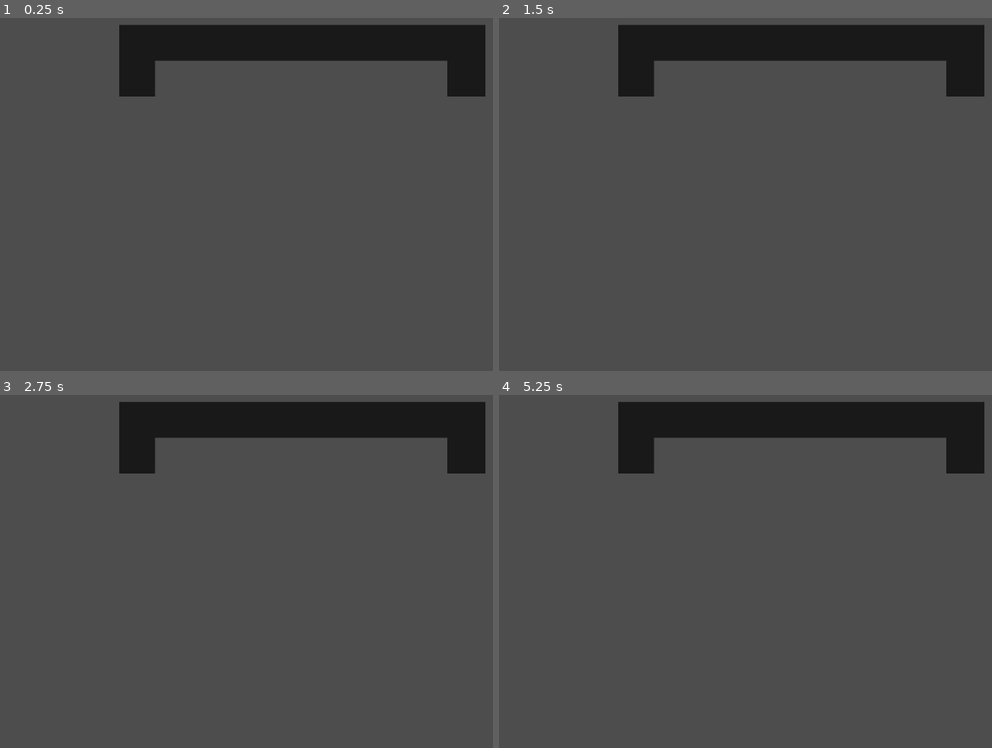
Above: before the commit, frames 1-4 (two rows, left to right).
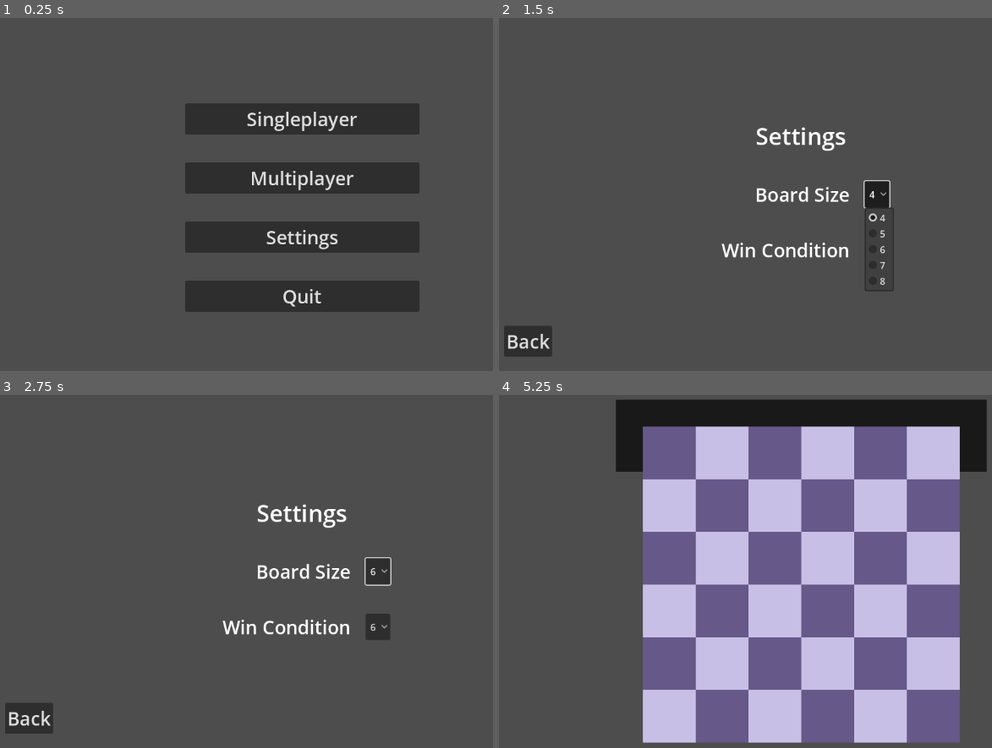
Above: after the commit, the same moments.

Repository: noriim/thesis
Game: Godot game, scene res://Scenes/menu.tscn
The game is run twice, just before and just after one commit, with the same random seed, the same clock (stepped at 60 frames per second) and the same inputs. Before the commit the project starts from res://Scenes/main.tscn.
Inputs (mouse positions are in pixels of both pictures, inside the frame that each line leads up to):
- Up to frame 1 (0.25 s): no input
- Up to frame 2 (1.5 s): click (799, 236) at 0.5 s, where only the run after the commit has a clickable "Settings"; click (878, 194) at 1.25 s, where only the run after the commit has a clickable "4"
- Up to frame 3 (2.75 s): click (379, 627) at 2 s, where only the run after the commit has a clickable "4"
- Up to frame 4 (5.25 s): click (878, 571) at 2.75 s, where only the run after the commit has a clickable "6"; click (878, 627) at 3.5 s, where only the run after the commit has a clickable "6"; click (528, 719) at 4.25 s, where only the run after the commit has a clickable "Back"; click (799, 497) at 5 s, where only the run after the commit has a clickable "Singleplayer"

The runs differ from the first frame. In frame 1, 26% of the frame differs, in the area x 24-99%, y 1-84%; in frame 2, 12%; in frame 3, 12%; in frame 4, 58%, in the area x 23-99%, y 1-99%.

Commit message:
Code refactoring and end screen

Diff:
--- a/Thesis/Scenes/board.gd
+++ b/Thesis/Scenes/board.gd
@@ -16,6 +16,8 @@
 @onready var pieces = $Pieces
 @onready var dots = $Dots
 @onready var turn = $Turn
+@onready var cam = $"../Camera2D"
+@onready var text = $EndText
 
 #Variables
 var board_size : int
@@ -40,93 +42,87 @@
 		side = turn
 
 		if !side:
-			$"../Camera2D".global_rotation_degrees = 180
+			cam.global_rotation_degrees = 180
 
 func _ready():
 	max_width = board_size - 1
-	if board_size == 4:
-		texture = load("res://Assets/Board4.png")
-		position = Vector2(36, -36)
-		$"../Camera2D".zoom = Vector2(7, 7)
-		$"../Camera2D".offset = Vector2(-36, 36)
-		$Turn.scale = Vector2(0.54, 0.54)
-	elif board_size == 5:
-		texture = load("res://Assets/Board5.png")
-		position = Vector2(45, -45)
-		$"../Camera2D".zoom = Vector2(5.8, 5.8)
-		$"../Camera2D".offset = Vector2(-27, 27)
-		$Turn.scale = Vector2(0.655, 0.655)
-	elif board_size == 6:
-		texture = load("res://Assets/Board6.png")
-		position = Vector2(54, -54)
-		$"../Camera2D".zoom = Vector2(5, 5)
-		$"../Camera2D".offset = Vector2(-18, 18)
-		$Turn.scale = Vector2(0.77, 0.77)
-	elif board_size == 7:
-		texture = load("res://Assets/Board7.png")
-		position = Vector2(63, -63)
-		$"../Camera2D".zoom = Vector2(4.3, 4.3)
-		$"../Camera2D".offset = Vector2(-9, 9)
-		$Turn.scale = Vector2(0.885, 0.885)
-	elif board_size == 8:
-		texture = load("res://Assets/Board8.png")
-
-	#board.append([1, 1, 1, 1])
-	#board.append([0, 0, 0, 0])
-	#board.append([0, 0, 0, 0])
-	#board.append([-1, -1, -1, -1])
-	#display_board()
+	text.visible = false
+
+	match board_size:
+		4:
+			texture = load("res://Assets/Board4.png")
+			position = Vector2(36, -36)
+			cam.zoom = Vector2(7, 7)
+			cam.offset = Vector2(-36, 36)
+			turn.scale = Vector2(0.54, 0.54)
+			text.position = Vector2(-24, -16)
+			text.scale = Vector2(0.54, 0.54)
+
+		5:
+			texture = load("res://Assets/Board5.png")
+			position = Vector2(45, -45)
+			cam.zoom = Vector2(5.8, 5.8)
+			cam.offset = Vector2(-27, 27)
+			turn.scale = Vector2(0.655, 0.655)
+			text.position = Vector2(-32, -16)
+			text.scale = Vector2(0.655, 0.655)
+		6:
+			texture = load("res://Assets/Board6.png")
+			position = Vector2(54, -54)
+			cam.zoom = Vector2(5, 5)
+			cam.offset = Vector2(-18, 18)
+			turn.scale = Vector2(0.77, 0.77)
+			text.position = Vector2(-36, -16)
+			text.scale = Vector2(0.77, 0.77)
+		7:
+			texture = load("res://Assets/Board7.png")
+			position = Vector2(63, -63)
+			cam.zoom = Vector2(4.3, 4.3)
+			cam.offset = Vector2(-9, 9)
+			turn.scale = Vector2(0.885, 0.885)
+			text.position = Vector2(-42, -18)
+			text.scale = Vector2(0.885, 0.885)
+		8:
+			texture = load("res://Assets/Board8.png")
+			text.position = Vector2(-46, -22)
+		_:
+			push_warning("Unsupported board size: %s" % board_size)
+
 	for i in range(board_size):
 		board.append([])
 		board[i].resize(board_size)
 		board[i].fill(0)
 	is_game_over = false
 	display_board()
+
 func _input(event):
 	if singleplayer or side != null && side == black:
-		if event is InputEventMouseButton && event.pressed && !is_timeout && !is_game_over:
-			if event.button_index == MOUSE_BUTTON_LEFT:
-				if is_mouse_out(): return
-				if !has_moved:
-					var var1 = snapped(get_global_mouse_position().x, 0) / CELL_WIDTH
-					var var2 = abs(snapped(get_global_mouse_position().y, 0)) / CELL_WIDTH
-					if !state && (black && board[var2][var1] == 1 || !black && board[var2][var1] == -1):
-						selected_piece = Vector2(var2, var1)
-						show_options()
-						state = true
-					elif state:
-						if moves.has(Vector2(var2, var1)):
-							get_parent().send_move(selected_piece, Vector2(var2, var1), false)
-							set_move(selected_piece, Vector2(var2, var1), false)
-
+		if event is InputEventMouseButton && event.pressed && !is_timeout && !is_game_over && !is_mouse_out():
+			if event.button_index == MOUSE_BUTTON_LEFT && !has_moved:
+				var var1 = snapped(get_global_mouse_position().x, 0) / CELL_WIDTH
+				var var2 = abs(snapped(get_global_mouse_position().y, 0)) / CELL_WIDTH
+				if !state && (black && board[var2][var1] == 1 || !black && board[var2][var1] == -1):
+					selected_piece = Vector2(var2, var1)
+					show_options()
+					state = true
+				elif state:
+					if moves.has(Vector2(var2, var1)):
+						if !singleplayer: get_parent().send_move(selected_piece, Vector2(var2, var1), false)
+						set_move(selected_piece, Vector2(var2, var1), false)
 						delete_dots()
 						state = false
 			elif event.button_index == MOUSE_BUTTON_RIGHT:
-				if is_mouse_out(): return
 				var var1 = snapped(get_global_mouse_position().x, 0) / CELL_WIDTH
 				var var2 = abs(snapped(get_global_mouse_position().y, 0)) / CELL_WIDTH
 				if !state && board[var2][var1] == 0:
-					get_parent().send_move(Vector2(), Vector2(var2, var1), true)
+					if !singleplayer: get_parent().send_move(Vector2(), Vector2(var2, var1), true)
 					set_move(Vector2(), Vector2(var2, var1), true)
-
-					if is_board_full():
-						for i in 5:
-							await get_tree().create_timer(1.0).timeout
-							print(i)
-							if is_game_over:
-								return
-							spin_board()
-						if !is_game_over:
-							print("no winner :(")
-							is_game_over = true
 
 func is_board_full():
 	return placed_pieces == board_size * board_size
 
 func is_mouse_out():
-	if get_global_mouse_position().x < 0 || get_global_mouse_position().x > (board_size * CELL_WIDTH) || get_global_mouse_position().y > 0 || get_global_mouse_position().y < (-1 * board_size * CELL_WIDTH):
-		return true
-	return false
+	return get_global_mouse_position().x < 0 || get_global_mouse_position().x > (board_size * CELL_WIDTH) || get_global_mouse_position().y > 0 || get_global_mouse_position().y < (-1 * board_size * CELL_WIDTH)
 
 func display_board():
 	for child in pieces.get_children():
@@ -177,7 +173,18 @@
 		await get_tree().create_timer(1.0).timeout
 		is_timeout = false
 		spin_board()
-	elif !create:
+		if is_board_full():
+			for i in 5:
+				await get_tree().create_timer(1.0).timeout
+				if is_game_over:
+					return
+				spin_board()
+			if !is_game_over:
+				text.text = "GAME OVER\n It's a tie!"
+				text.visible = true
+				print("no winner :(")
+				is_game_over = true
+	else:
 		board[end_pos.x][end_pos.y] = board[start_pos.x][start_pos.y]
 		board[start_pos.x][start_pos.y] = 0
 		has_moved = true
@@ -195,12 +202,10 @@
 	return _moves
 
 func is_valid_position(pos : Vector2):
-	if pos.x >= 0 && pos.x < board_size && pos.y >= 0 && pos.y < board_size: return true
-	return false
+	return pos.x >= 0 && pos.x < board_size && pos.y >= 0 && pos.y < board_size
 
 func is_empty(pos : Vector2):
-	if board[pos.x][pos.y] == 0: return true
-	return false
+	return board[pos.x][pos.y] == 0
 
 func spin_board():
 	#var breakpnt = board_size / 2 - 0.5
@@ -284,12 +289,18 @@
 
 	if white_win and black_win:
 		is_game_over = true
+		text.text = "GAME OVER\n It's a tie!"
+		text.visible = true
 		print("welp, thats a tie")
 	elif white_win:
 		is_game_over = true
+		text.text = "GAME OVER\n White won!"
+		text.visible = true
 		print("yay, white won")
 	elif black_win:
 		is_game_over = true
+		text.text = "GAME OVER\n Black won!"
+		text.visible = true
 		print("yay, black won")
 	print("FULL:" + str(is_board_full()))
 	print("GAME OVER:" + str(is_game_over))
--- a/Thesis/Scenes/board.tscn
+++ b/Thesis/Scenes/board.tscn
@@ -12,3 +12,23 @@
 [node name="Turn" type="Sprite2D" parent="."]
 modulate = Color(1, 1, 1, 0.666667)
 z_index = -10
+
+[node name="EndText" type="Label" parent="."]
+anchors_preset = 8
+anchor_left = 0.5
+anchor_top = 0.5
+anchor_right = 0.5
+anchor_bottom = 0.5
+offset_left = -46.0
+offset_top = -24.5
+offset_right = 46.0
+offset_bottom = 24.5
+grow_horizontal = 2
+grow_vertical = 2
+size_flags_horizontal = 4
+theme_override_colors/font_color = Color(0.317647, 0.819608, 0.713726, 1)
+theme_override_colors/font_shadow_color = Color(0, 0, 0, 1)
+theme_override_colors/font_outline_color = Color(1, 1, 1, 0)
+text = "GAME OVER
+Black won!"
+horizontal_alignment = 1
--- a/Thesis/Scenes/menu.gd
+++ b/Thesis/Scenes/menu.gd
@@ -18,7 +18,6 @@
 	_update_back_button()
 
 	settings_button.pressed.connect(_navigate_to.bind(settings))
-
 
 func _show_panel(panel: Control):
 	panel.visible = true
@@ -48,11 +47,8 @@
 func _on_quit_pressed():
 	get_tree().quit()
 
-
 func _on_single_pressed():
 	start(true)
-
-
 
 func _on_multi_pressed():
 	start(false)
@@ -72,7 +68,5 @@
 	board.singleplayer = singleplayer
 
 	get_tree().current_scene.queue_free()
-
 	get_tree().root.add_child(main_scene)
-
 	get_tree().current_scene = main_scene
--- a/Thesis/Scenes/menu.tscn
+++ b/Thesis/Scenes/menu.tscn
@@ -124,8 +124,8 @@
 grow_vertical = 2
 theme_override_constants/separation = 50
 script = ExtResource("1_1rerr")
-board_size = NodePath("Board Size/Size_Picker")
-win_con = NodePath("Win Condition/Win_Picker")
+board_size = NodePath("BoardSize/SizePicker")
+win_con = NodePath("WinCondition/WinPicker")
 
 [node name="Label" type="Label" parent="Settings"]
 layout_mode = 2
@@ -134,30 +134,30 @@
 theme_override_font_sizes/font_size = 40
 text = "Settings"
 
-[node name="Board Size" type="HBoxContainer" parent="Settings"]
+[node name="BoardSize" type="HBoxContainer" parent="Settings"]
 layout_mode = 2
 size_flags_horizontal = 8
 theme_override_constants/separation = 25
 
-[node name="Label" type="Label" parent="Settings/Board Size"]
+[node name="Label" type="Label" parent="Settings/BoardSize"]
 layout_mode = 2
 theme_override_font_sizes/font_size = 32
 text = "Board Size"
 
-[node name="Size_Picker" type="OptionButton" parent="Settings/Board Size"]
+[node name="SizePicker" type="OptionButton" parent="Settings/BoardSize"]
 layout_mode = 2
 
-[node name="Win Condition" type="HBoxContainer" parent="Settings"]
+[node name="WinCondition" type="HBoxContainer" parent="Settings"]
 layout_mode = 2
 size_flags_horizontal = 8
 theme_override_constants/separation = 25
 
-[node name="Label" type="Label" parent="Settings/Win Condition"]
+[node name="Label" type="Label" parent="Settings/WinCondition"]
 layout_mode = 2
 theme_override_font_sizes/font_size = 32
 text = "Win Condition"
 
-[node name="Win_Picker" type="OptionButton" parent="Settings/Win Condition"]
+[node name="WinPicker" type="OptionButton" parent="Settings/WinCondition"]
 layout_mode = 2
 
 [node name="Back" type="Button" parent="."]
--- a/Thesis/Scenes/settings.gd
+++ b/Thesis/Scenes/settings.gd
@@ -12,10 +12,8 @@
 	board_size.item_selected.connect(_on_board_size_changed)
 	_update_win_con_options(get_board_size())
 
-
 func _on_board_size_changed(_index):
 	_update_win_con_options(get_board_size())
-
 
 func _update_win_con_options(max_value: int):
 	win_con.clear()
@@ -23,10 +21,8 @@
 		win_con.add_item("%d" % i)
 	win_con.select(win_con.get_item_count() - 1)
 
-
 func get_board_size() -> int:
 	return int(board_size.get_item_text(board_size.get_selected_id()))
 
-
 func get_win_con() -> int:
 	return int(win_con.get_item_text(win_con.get_selected_id()))
--- a/Thesis/project.godot
+++ b/Thesis/project.godot
@@ -11,7 +11,7 @@
 [application]
 
 config/name="Thesis"
-run/main_scene="res://Scenes/main.tscn"
+run/main_scene="uid://bkputp7g0g6fr"
 config/features=PackedStringArray("4.4", "Forward Plus")
 config/icon="res://icon.svg"
 
